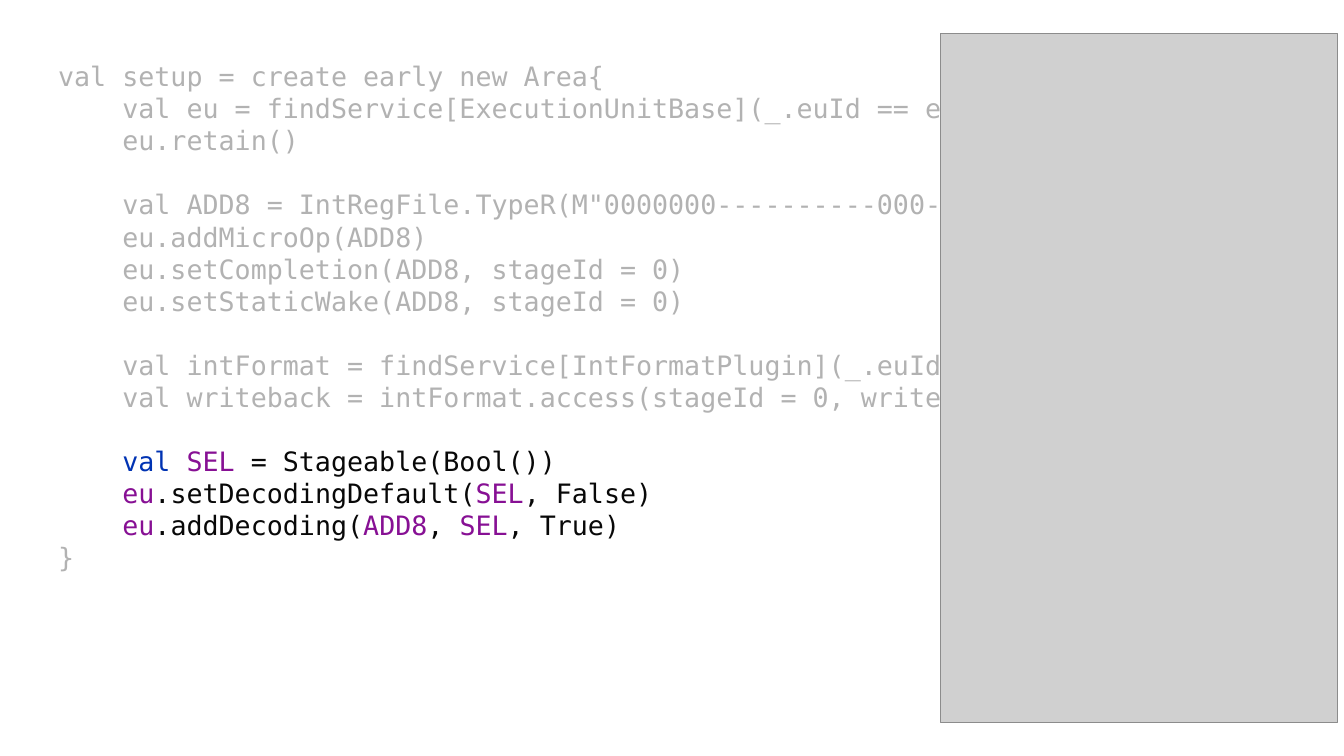
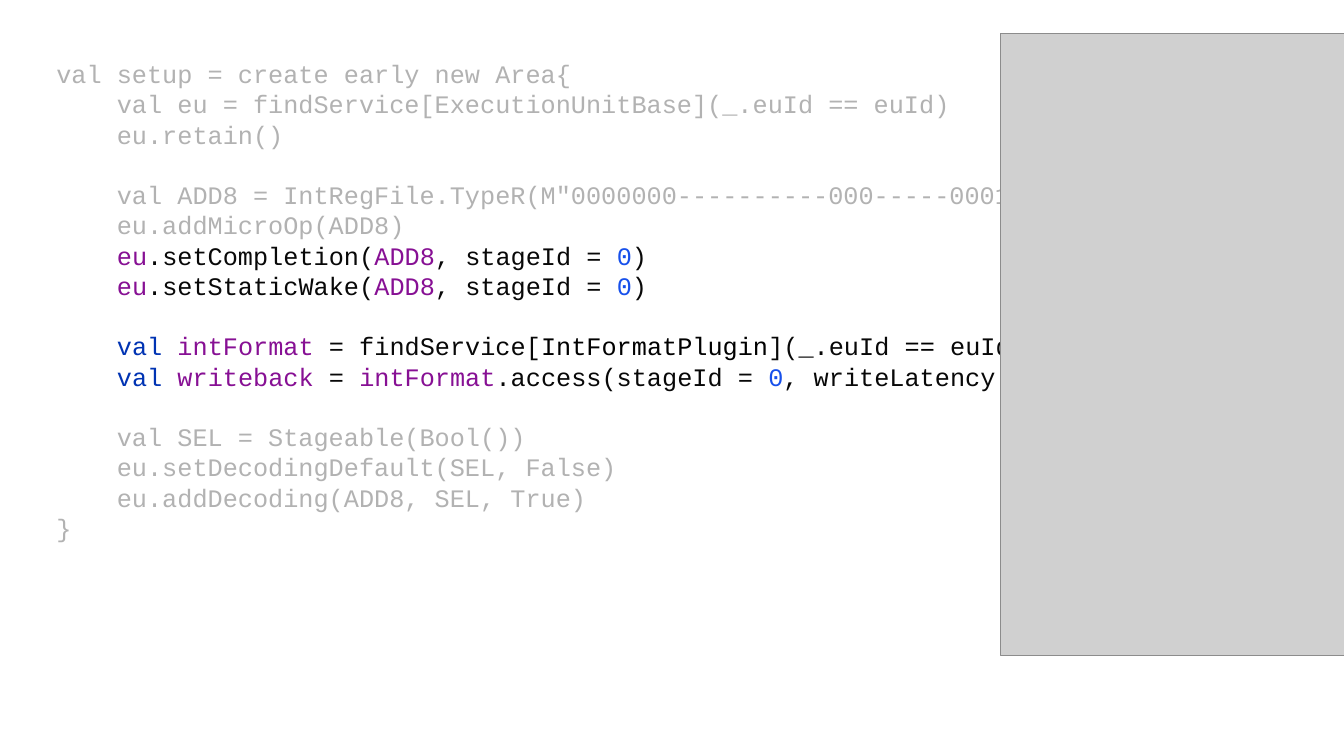
Before and after one commit to SpinalHDL/SpinalDoc, a slide deck: slide 19 of presentation/en/nax_040522/slices_nax_040522.odp. Drawn at 1344x756 pixels with LibreOffice and Linux fonts; fonts in the diff are those of the drawing; grey boxes stand for pictures. Boxes give left, top, right and bottom in pixels: in the first picture for what was removed or moved away, otherwise in the second. Text is boxed around its words. In the diff, an @@ line names an element or a change of style, - is before the commit and + after.

```diff
--- a/presentation/en/nax_040522/slices_nax_040522.odp
+++ b/presentation/en/nax_040522/slices_nax_040522.odp
@@ text "val setup = create early ..." at [56,65,1085,512]: size 18 to 17 pt, font DejaVu Sans Mono to Courier New; text colour #B2B2B2 to #871094 in "eu.setCompletion(ADD8, eu.setStaticWake(ADD8, intFormat writ ..."; text colour #B2B2B2 to #080808 in "eu.setCompletion(ADD8, stageId = 0) eu.setStaticWake(ADD8, s ..."; text colour #B2B2B2 to #1750EB in "0) 0) 0, 0)"; text colour #B2B2B2 to #0033B3 in "val val"; text colour #B2B2B2 to #000000 in "findService[IntFormatPlugin](_.euId =="; text colour #0033B3 to #B2B2B2 in "val"; text colour #871094 to #B2B2B2 in "SEL eu.setDecodingDefault(SEL, eu.addDecoding(ADD8, SEL,"; text colour #080808 to #B2B2B2 in "= Stageable(Bool()) eu.setDecodingDefault(SEL, False) eu.add ..." @@
@@ picture: place and size @@
-picture at [941,33,1338,722]
+picture at [1001,33,1344,655]
```
Also in this commit, not shown: 13 other slides changed, 2 slides added, 3 slides removed.
